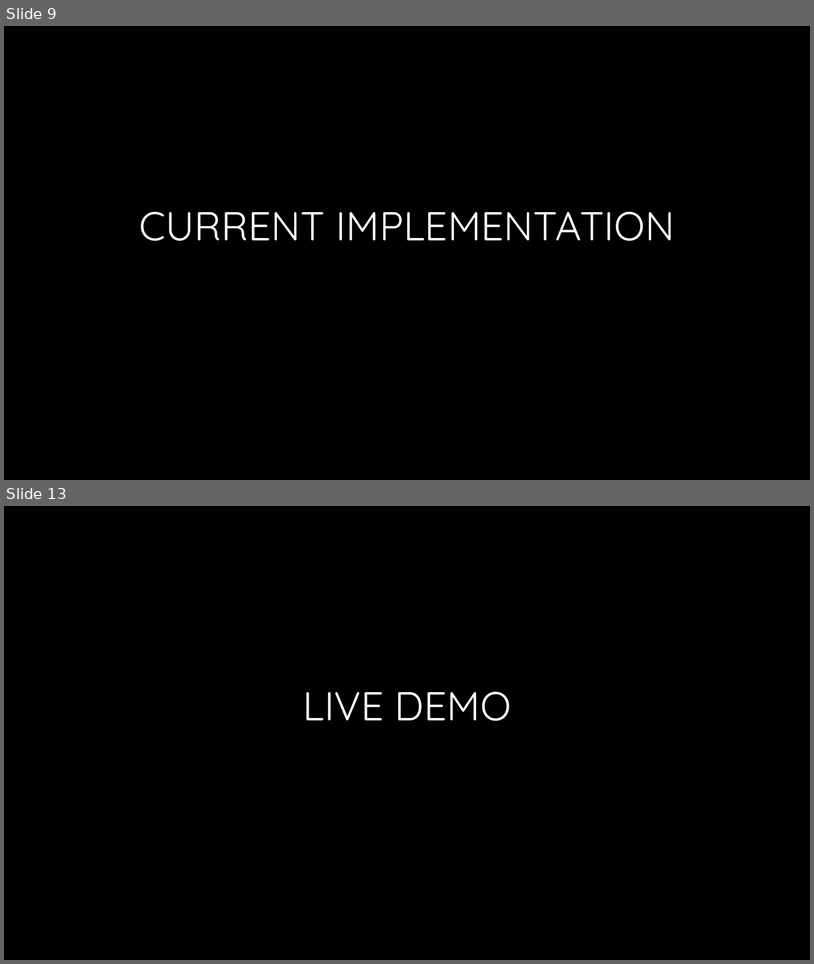
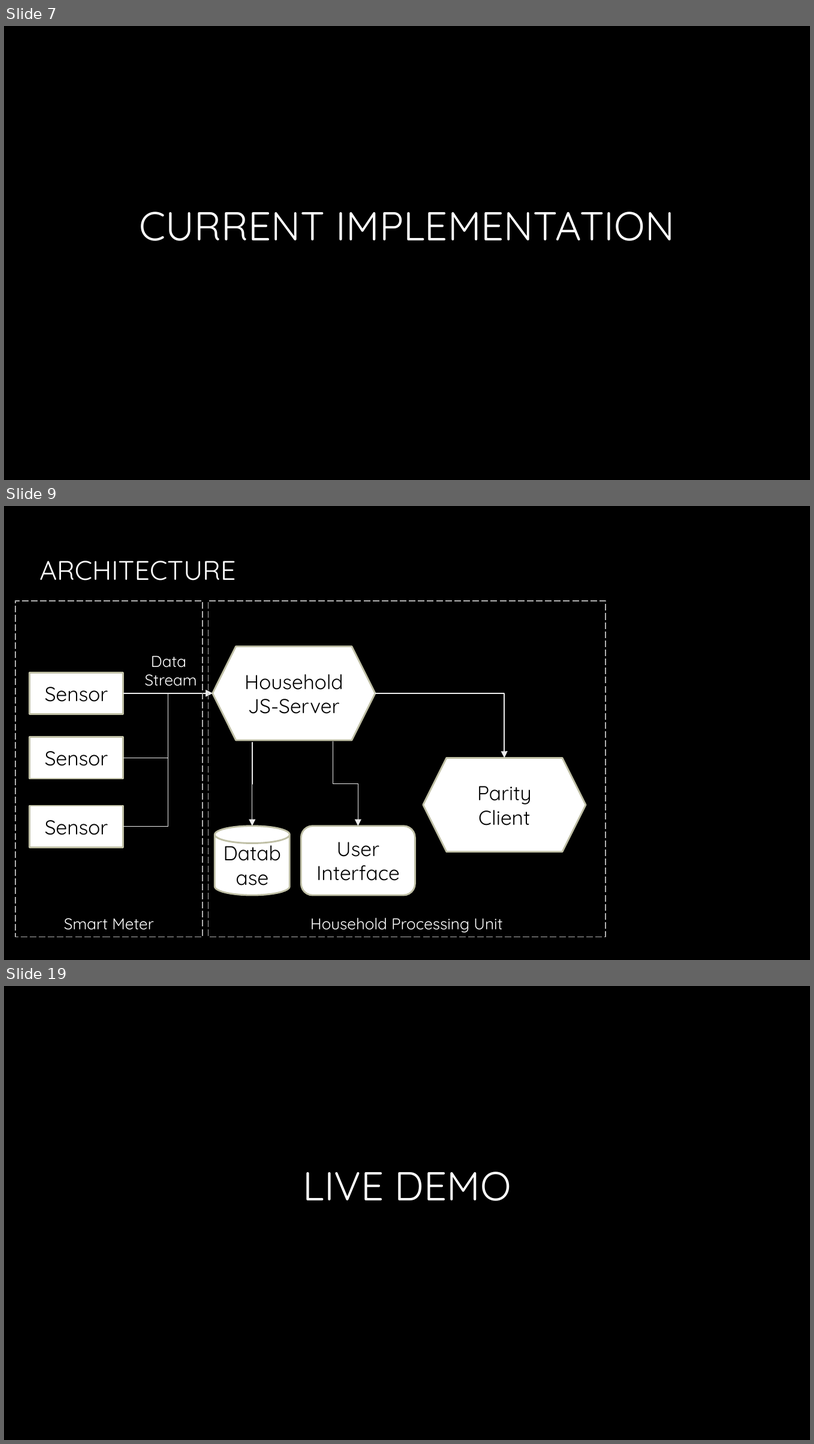
Before and after one commit to JacobEberhardt/decentralized-energy-trading, a slide deck: documentation/Milestone Presentation.pptx. Shown one above the other, each under a label of ours: slides 9 and 13 before the commit, slides 7, 9 and 19 after it; the slides between them are not shown. The pictures are 814x964 and 814x1444 pixels, drawn with LibreOffice and Linux fonts; fonts in the diff are those of the drawing; background and template pictures are left out. Boxes give left, top, right and bottom in pixels: in the first picture for what was removed or moved away, otherwise in the second. Text is boxed around its words. In the diff, an @@ line names an element or a change of style, - is before the commit and + after.

```diff
--- a/documentation/Milestone Presentation.pptx
+++ b/documentation/Milestone Presentation.pptx
@@ slide 9 added at [4, 506, 810, 960], background picture (left out) @@
@@ title added at [39, 561, 236, 580], 24 pt, text gradient #FFFFFF to #A6A6A6 @@
+ARCHITECTURE
@@ rectangle added at [15, 601, 203, 937], outline #B0B0B0 0.75 pt dashed @@
@@ rectangle added at [208, 601, 606, 937], outline #B0B0B0 0.75 pt dashed @@
@@ hexagon added at [213, 646, 376, 740], fill #FFFFFF, outline #BFBFA5 1.5 pt, 18 pt, text #000000 @@
+Household JS-Server
@@ text added at [145, 655, 197, 686], 14 pt, text #FFFFFF @@
+Data
+Stream
@@ rectangle added at [30, 672, 123, 714], fill #FFFFFF, outline #BFBFA5 1.5 pt, 18 pt, text #000000 @@
+Sensor
@@ elbow arrow added from (123, 757) to (213, 693), #EBEBEB 0.75 pt @@
@@ elbow arrow added from (123, 826) to (213, 693), #EBEBEB 0.75 pt @@
@@ arrow added from (123, 693) to (213, 693), #EBEBEB 0.75 pt @@
@@ elbow arrow added from (376, 693) to (505, 757), #EBEBEB 0.75 pt @@
@@ rectangle added at [30, 736, 123, 778], fill #FFFFFF, outline #BFBFA5 1.5 pt, 18 pt, text #000000 @@
+Sensor
@@ elbow arrow added from (252, 742) to (252, 825), #EBEBEB 0.75 pt @@
@@ elbow arrow added from (333, 741) to (358, 825), #EBEBEB 0.75 pt @@
@@ hexagon added at [423, 757, 586, 851], fill #FFFFFF, outline #BFBFA5 1.5 pt, 18 pt, text #000000 @@
+Parity Client
@@ rectangle added at [30, 805, 123, 847], fill #FFFFFF, outline #BFBFA5 1.5 pt, 18 pt, text #000000 @@
+Sensor
@@ cylinder added at [215, 825, 290, 895], fill #FFFFFF, outline #BFBFA5 1.5 pt, 18 pt, text #000000 @@
+Database
@@ rounded rectangle added at [302, 825, 415, 895], fill #FFFFFF, outline #BFBFA5 1.5 pt, 18 pt, text #000000 @@
+User Interface
@@ text added at [64, 918, 154, 930], 14 pt, text #FFFFFF @@
+Smart Meter
@@ text added at [311, 917, 503, 933], 14 pt, text #FFFFFF @@
+Household Processing Unit
@@ what was slide 9 is now slide 7 @@
@@ what was slide 13 is now slide 19 @@
```
Also in this commit, not shown: 9 slides changed, 9 other slides added, 2 slides removed.
